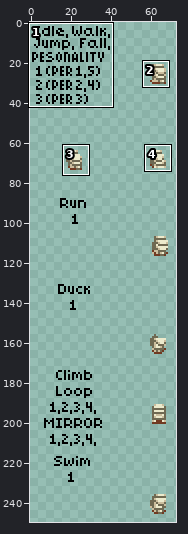
Sprite sheet -- items/armors/tier1/fubonearmor/chestm.png. The first picture is a wide view before the edit; the outline marks the close-up.
Close-up. Before:
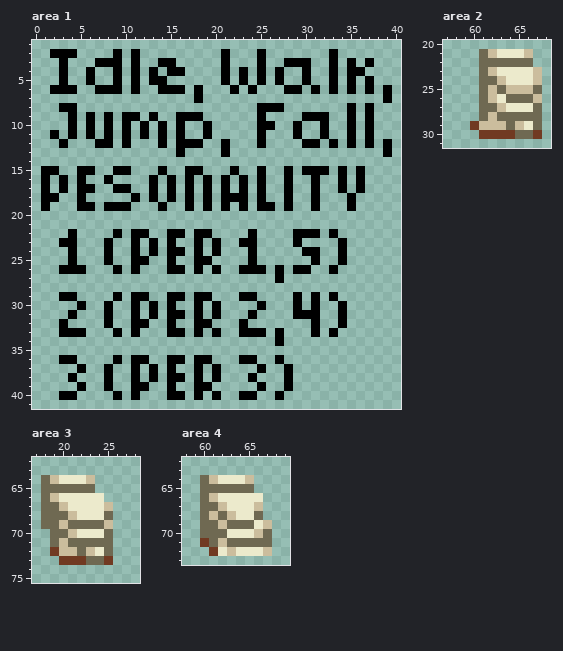
The file is 86x258 pixels. Shown: area 1: x 0..40, y 1..41; area 2: x 57..68, y 20..31; area 3: x 17..28, y 62..75; area 4: x 58..69, y 62..73. The wide view leaves out empty margins. The commit also changed other parts of the picture, which this record leaves out.
After:
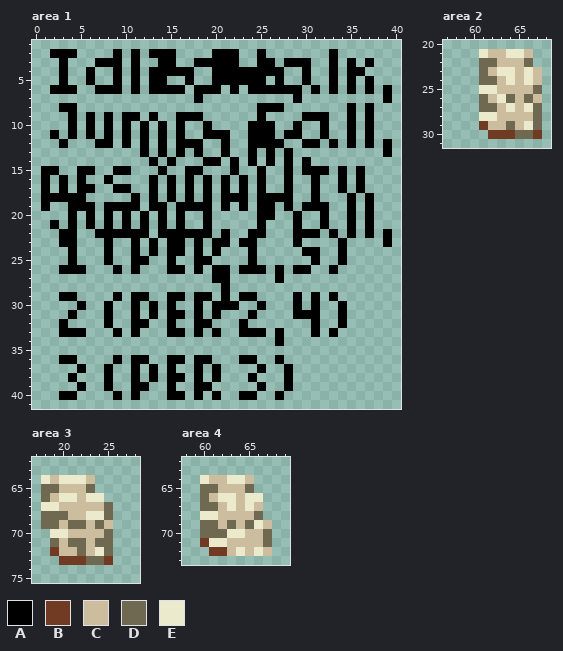
Palette (. is transparent): A #000000  B #713a22  C #cbbd9d  D #6f6952  E #eceacc
The exact change:
Area 1:
There is now colour A in row 2 at x 13 to 15, 20 and 22; in row 3 at x 18 to 20, 22 and 26; in row 4 at x 14, 17, 20, 22, 24 and 26; in row 5 at x 17, 20, 22 and 24; in row 6 at x 13, 19 to 20 and 25 to 27; in row 7 at x 29.
There is now colour A in row 10 at x 24; in row 11 at x 20 to 21, 24, 26 and 28; in row 12 at x 12, 24 and 26 to 27; in row 13 at x 12, 14, 18, 24, 26 and 28; in row 14 at x 13, 15, 19 to 20, 22, 24, 26, 28 and 30; in row 18 at x 3 to 4, 26 to 27 and 37.
There is now colour A in row 19 at x 4, 11, 13, 16, 18, 30, 32 and 37; in row 20 at x 4, 6, 8, 10, 12, 14, 16, 19, 25 to 26, 29, 32, 35 and 37; in row 21 at x 2, 4, 6, 8, 10, 12, 14, 16, 19, 25, 29, 32, 35 and 37; in row 22 at x 3, 7 to 8, 10, 14, 17, 21, 25, 35, 37 and 39; in row 23 at x 16, 21 and 39; in row 26 at x 21.
There is now colour A in row 27 at x 20 to 21; in rows 28 to 29 at x 21; in row 30 at x 21 to 22.
Area 2:
The edit turns colour C into colour B in row 29 at x 61.
The edit turns colour D into colour C in row 22 at x 63 to 65; in row 25 at x 63; in row 26 at x 65; in row 28 at x 63 to 66.
The edit turns colour E into colour C in row 21 at x 63; in rows 23 to 24 at x 65; in row 27 at x 65.
The edit turns colour C into colour E in row 25 at x 62; in row 28 at x 62.
The edit turns colour D into colour E in row 21 at x 61; in row 25 at x 61; in row 28 at x 61.
Colour B is removed in row 29 at x 60; in row 30 at x 61.
Area 3:
The edit turns colour D into colour C in row 65 at x 20 to 22; in row 69 at x 23; in row 71 at x 23.
The edit turns colour E into colour C in row 66 at x 22; in row 67 at x 21 to 24; in row 68 at x 22; in row 70 at x 22 to 24.
The edit turns colour C into colour D in row 67 at x 25.
The edit turns colour D into colour E in row 64 at x 18; in row 67 at x 18 to 19; in row 70 at x 19 to 20.
Area 4:
The edit turns colour E into colour B in row 72 at x 62.
The edit turns colour D into colour C in row 65 at x 62 to 64; in row 68 at x 62; in row 69 at x 64; in row 71 at x 63 to 66.
The edit turns colour E into colour C in row 64 at x 62; in rows 66 to 67 at x 64; in row 68 at x 64 to 65; in row 70 at x 65; in row 72 at x 65.
The edit turns colour C into colour E in row 68 at x 61; in row 71 at x 62.
The edit turns colour D into colour E in row 64 at x 60; in row 68 at x 60; in row 71 at x 61.
Changed places in both close-ups, as pixel boxes (x1, y1, x2, y2):
added: (50, 49, 392, 310)
changed: (470, 49, 533, 139)
changed: (41, 475, 113, 547)
changed: (200, 475, 263, 556)
